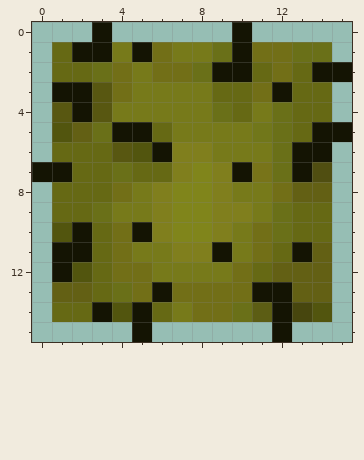
One commit to this pixel-art sprite: modules/Core/assets/blockTiles/plant/CactusTop.png. The picture above was drawn from the file before the commit.
The file is 16x16 pixels. Colours within 5 levels of each other are drawn and written as one.
Now the later version:
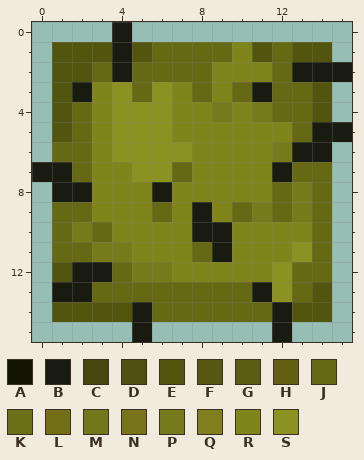
Palette (. is transparent): A #141403  B #1a1b10  C #47460e  D #504e11  E #52550e  F #585711  G #5c5d14  H #636014  J #666914  K #6a7018  L #726f17  M #71771a  N #787419  P #777a1a  Q #807f1d  R #80851b  S #8c9222
Changes in this commit:
@@ x 0..15 @@
- 0 ...A......A.....
- 1 .JAAPALPPKALLKK.
- 2 .JJKLPLLKAAJLJAA
- 3 .AAFLPPPPJJLAJJ.
- 4 .FAFPPPPPKJPKJJ.
- 5 .EHKAAJPPPPMKJAA
- 6 .JJJFEAQQPPPKAA.
- 7 AAJJKJJQRQANKAD.
- 8 .JJJLPQRRQPPLHH.
- 9 .JJKPPQRRQQPKJJ.
-10 .EAJLAQRRQPLKJJ.
-11 .AAJLPPQQAPLJAH.
-12 .AEJLLPPPPLJHHH.
-13 .HHJKLALLLLAAHH.
-14 .JJAEAJPLLKGACE.
-15 .....A......A...
+ 0 ....B...........
+ 1 .EEEBEJJJJREJEE.
+ 2 .EEJBJJJJRRRJBBB
+ 3 .EBRSJSRJRJBJJE.
+ 4 .EJRSSSRRPRPJJE.
+ 5 .EJRSSSRRRRRRJBB
+ 6 .JJRSSSSRRRRPBB.
+ 7 BBJRRSSJRRRRBJJ.
+ 8 .BBRRRBRRRRRJPJ.
+ 9 .JJRRRJRBRJPJPJ.
+10 .JPJRRRRBBRRRRJ.
+11 .JJPPRRRJBRRRSJ.
+12 .EBBJPPRRRRRSJJ.
+13 .BBJJJJJJJJBSJE.
+14 .EEEEBJJJJJJBEE.
+15 .....B......B...
Where, in picture pixels (left, top, right, bottom), the same in both pictures:
changed: (32, 22, 352, 342)
